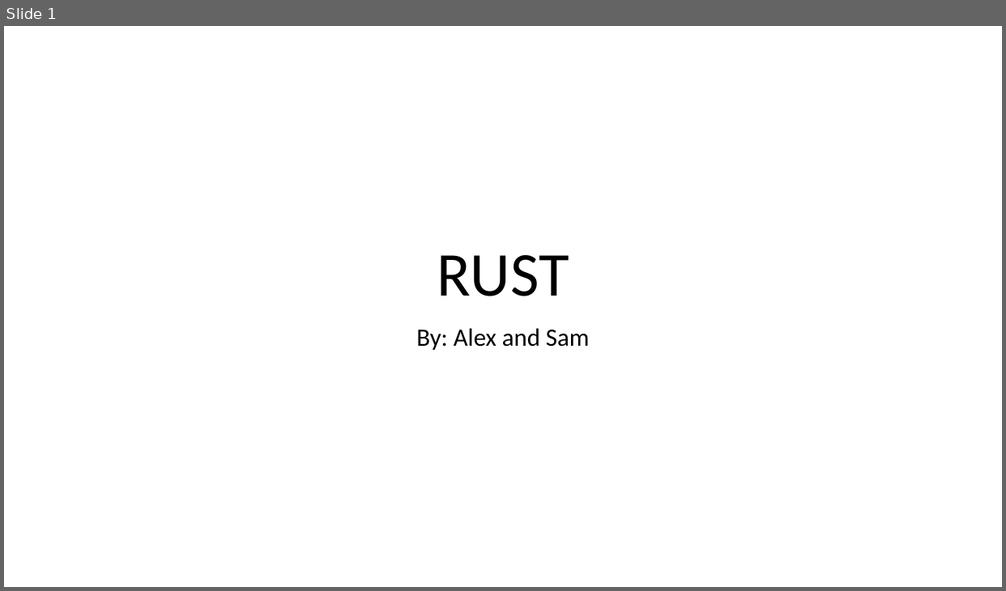
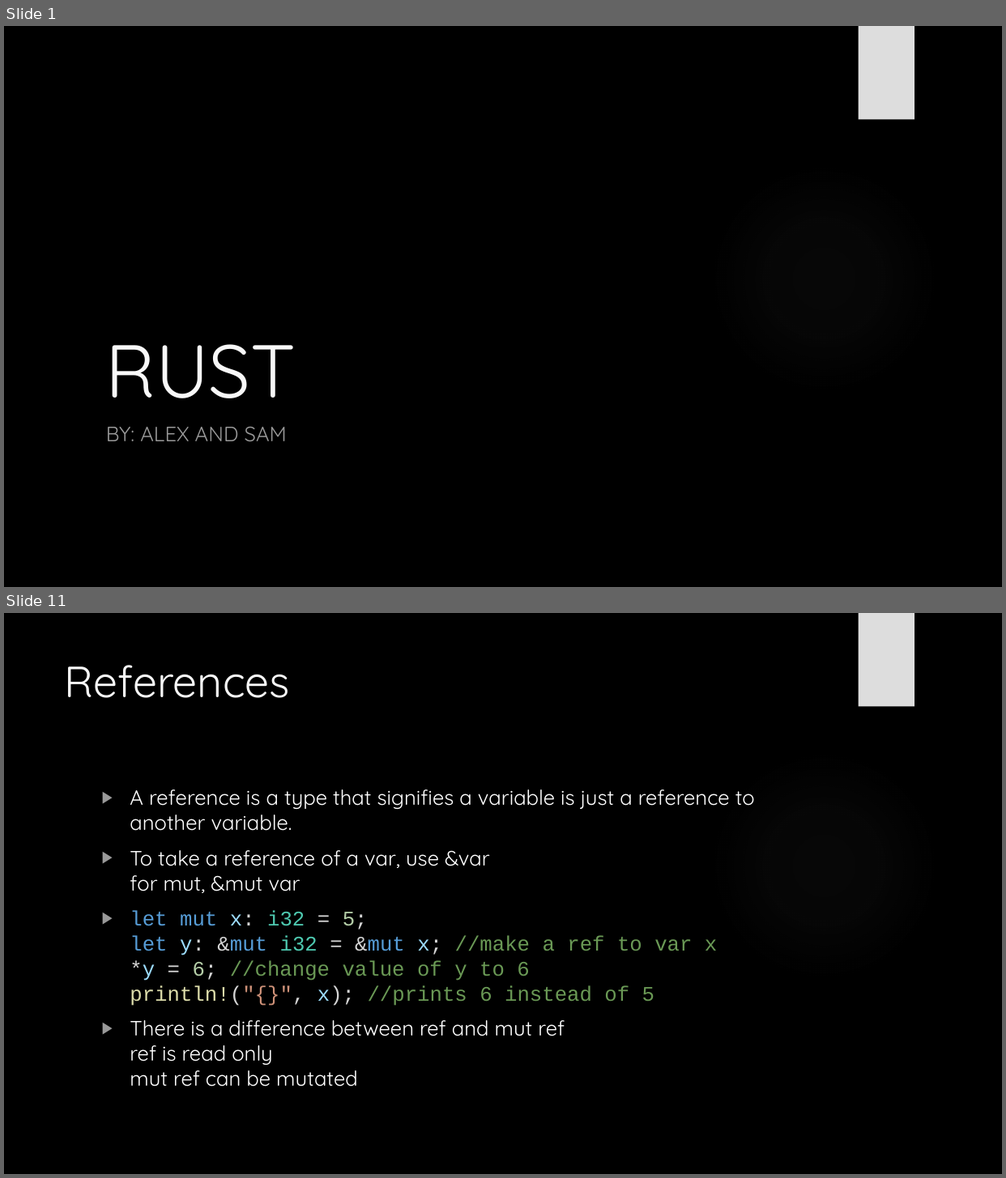
Before and after one commit to AlexbMitchelmore/WebDevRust, a slide deck: RUST.pptx. Shown one above the other, each under a label of ours: slide 1 before the commit, slides 1 and 11 after it; the slides between them are not shown. The pictures are 1006x591 and 1006x1178 pixels, drawn with LibreOffice and Linux fonts; fonts in the diff are those of the drawing; background and template pictures are left out. Boxes give left, top, right and bottom in pixels: in the first picture for what was removed or moved away, otherwise in the second. Text is boxed around its words. In the diff, an @@ line names an element or a change of style, - is before the commit and + after.

```diff
--- a/RUST.pptx
+++ b/RUST.pptx
@@ slide 11 added at (4,613,1002,1174), background picture (left out); not listed: 2 template elements that a slide beside it also shows @@
@@ title added at (65,665,290,698), 42 pt, text #F8F8F8 @@
+References
@@ text added at (130,790,755,1087), 20 pt, text #FFFFFF @@
+▶ A reference is a type that signifies a variable is just a reference to another variable.
+▶ To take a reference of a var, use &var
+  for mut, &mut var
+▶ let mut x: i32 = 5;
+  let y: &mut i32 = &mut x; //make a ref to var x
+  *y = 6; //change value of y to 6
+  println!("{}", x); //prints 6 instead of 5
+▶ There is a difference between ref and mut ref
+  ref is read only
+  mut ref can be mutated
@@ slide 1 changed as well @@
@@ background #FFFFFF to picture (left out) @@
@@ rectangle added at (859,26,914,120), fill #DDDDDD @@
@@ title "RUST": place and size @@
-title "RUST" at (437,255,569,297)
+title "RUST" at (106,344,296,399)
@@ title "RUST" at (106,344,296,399): size 60 to 72 pt, font Calibri to Quicksand, text colour #000000 to #F8F8F8; alignment centre to left; line spacing 0.9 to 1 @@
@@ ellipse added at (709,163,939,394), fill gradient #666666 @@
@@ subtitle at (106,427,287,442): text changed; size 24 to 20 pt; font Calibri to Quicksand; text colour #000000 to #999999 @@
-By: Alex and Sam
+BY: ALEX AND SAM
```
Also in this commit, not shown: 7 other slides changed, 15 other slides added, 12 slides removed, 1 other file.
